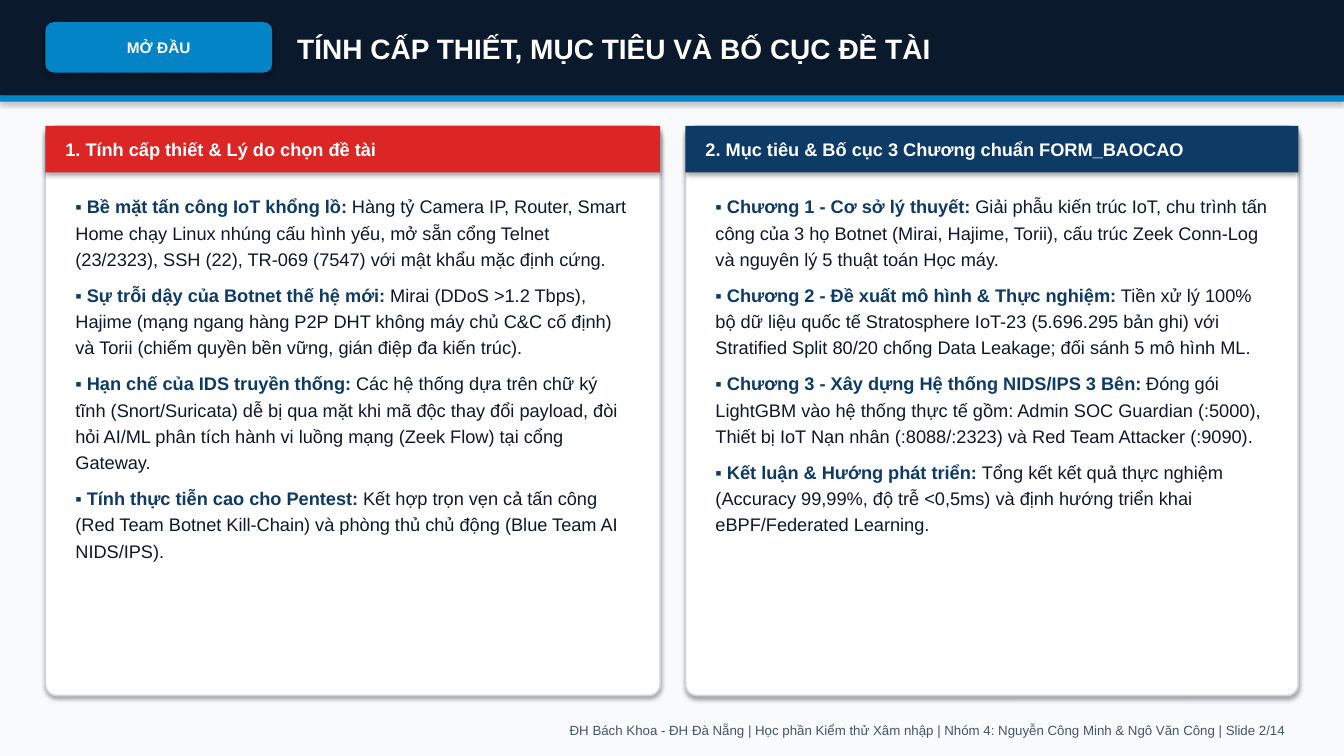
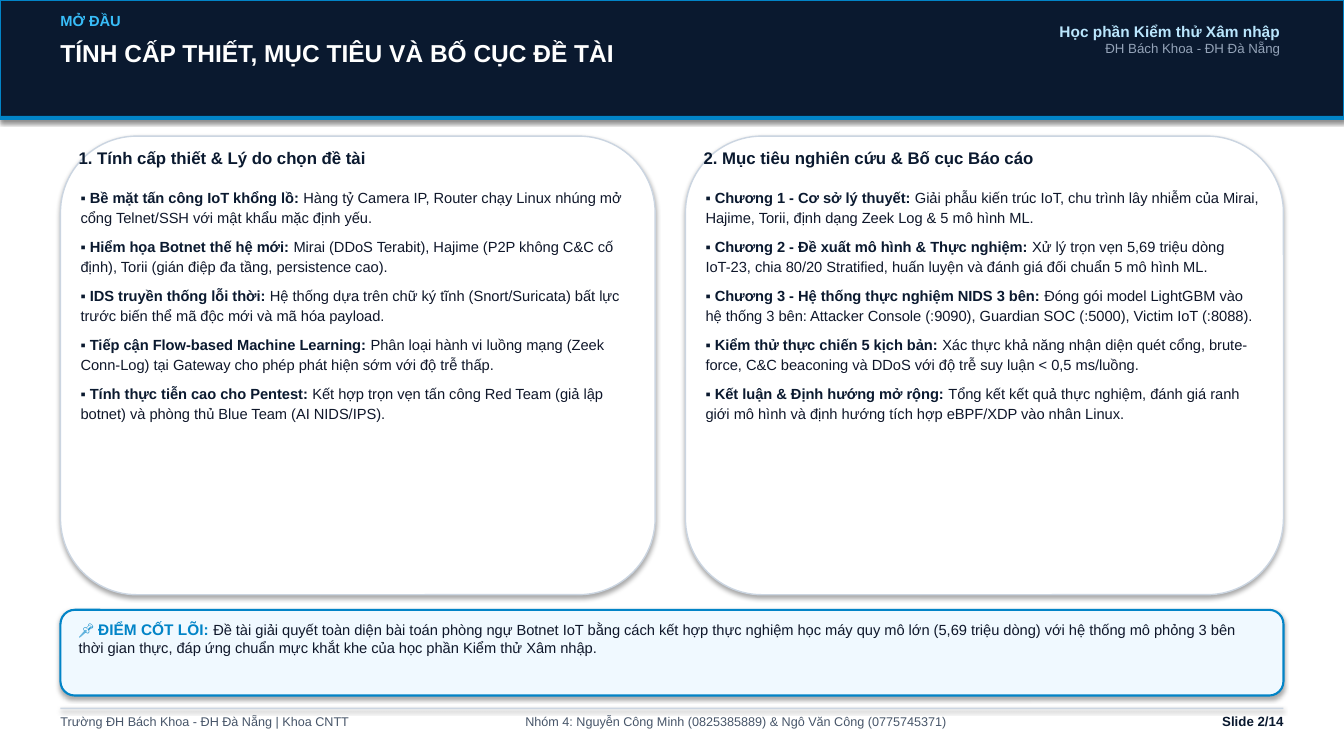
Before and after one commit to vcongggggg/iot-botnet-detection-ml, a slide deck: slide 2 of Slide_Thuyet_Trinh_IoT_Botnet_ML_Nhom4.pptx. Drawn at 1344x756 pixels with LibreOffice and Linux fonts; fonts in the diff are those of the drawing. Boxes give left, top, right and bottom in pixels: in the first picture for what was removed or moved away, otherwise in the second. Text is boxed around its words. In the diff, an @@ line names an element or a change of style, - is before the commit and + after.

Commit message:
refactor(delivery): complete overhaul of IoT NIDS pipeline, real ROC/AUC, 16 300-DPI figures, Word report, and 16:9 slides

```diff
--- a/Slide_Thuyet_Trinh_IoT_Botnet_ML_Nhom4.pptx
+++ b/Slide_Thuyet_Trinh_IoT_Botnet_ML_Nhom4.pptx
@@ background #F8FAFC to #FFFFFF @@
@@ rectangle: place and size @@
-rectangle at <box>0,0,1344,96</box>
+rectangle at <box>0,0,1344,119</box>
@@ rectangle at <box>0,0,1344,119</box>: fill #0B192C to #0A192F; outline none to #0284C7 1.5 pt @@
@@ text "MỞ ĐẦU": place and size @@
-text "MỞ ĐẦU" at <box>45,22,272,73</box>
+text "MỞ ĐẦU" at <box>60,14,121,26</box>
@@ text "MỞ ĐẦU" at <box>60,14,121,26</box>: size 11 to 10.5 pt, text colour #FFFFFF to #38BDF8; alignment centre to left; vertical alignment middle to top; fill #0284C7 to none; shadow off @@
@@ text at <box>1059,25,1280,56</box>: text changed; size 9.5 to 11 pt; text colour #475569 to #BAE6FD; bold on @@
-ĐH Bách Khoa - ĐH Đà Nẵng | Học phần Kiểm thử Xâm nhập | Nhóm 4: Nguyễn Công Minh & Ngô Văn Công | Slide 2/14
+Học phần Kiểm thử Xâm nhập
+ĐH Bách Khoa - ĐH Đà Nẵng
@@ text "TÍNH CẤP THIẾT, MỤC TIÊU ...": place and size @@
-text "TÍNH CẤP THIẾT, MỤC TIÊU ..." at <box>297,37,930,64</box>
+text "TÍNH CẤP THIẾT, MỤC TIÊU ..." at <box>60,43,613,67</box>
@@ text "TÍNH CẤP THIẾT, MỤC TIÊU ..." at <box>60,43,613,67</box>: size 20 to 17.5 pt; vertical alignment middle to top @@
@@ rectangle: place and size @@
-rectangle at <box>0,96,1344,102</box>
+rectangle at <box>0,116,1344,120</box>
@@ rounded rectangle at <box>60,136,655,595</box>: outline #CBD5E1 1.2 pt to #CBD5E1 1 pt; proportions changed @@
@@ rounded rectangle: place and size @@
-rounded rectangle at <box>45,126,660,696</box>
+rounded rectangle at <box>60,136,655,595</box>
@@ text "1. Tính cấp thiết & ...": place and size @@
-text "1. Tính cấp thiết & ..." at <box>45,126,660,172</box>
+text "1. Tính cấp thiết & ..." at <box>79,151,366,168</box>
@@ text "1. Tính cấp thiết & ..." at <box>79,151,366,168</box>: size 13 to 12 pt, text colour #FFFFFF to #0A192F; vertical alignment middle to top; fill #DC2626 to none; shadow off @@
@@ rounded rectangle: place and size @@
-rounded rectangle at <box>686,126,1299,696</box>
+rounded rectangle at <box>686,136,1284,595</box>
@@ rounded rectangle at <box>686,136,1284,595</box>: outline #CBD5E1 1.2 pt to #CBD5E1 1 pt; proportions changed @@
@@ text "2. Mục tiêu nghiên cứu ...": place and size @@
-text "2. Mục tiêu nghiên cứu ..." at <box>686,126,1299,172</box>
+text "2. Mục tiêu nghiên cứu ..." at <box>704,151,1033,168</box>
@@ text "2. Mục tiêu nghiên cứu ..." at <box>704,151,1033,168</box>: vertical alignment middle to top; fill #0D3B66 to none; shadow off @@
@@ text at <box>704,151,1033,168</box>: text changed; size 13 to 12 pt; text colour #FFFFFF to #0A192F @@
-2. Mục tiêu & Bố cục 3 Chương chuẩn FORM_BAOCAO
+2. Mục tiêu nghiên cứu & Bố cục Báo cáo
@@ text at <box>81,191,622,422</box>: text changed; size 13 to 10.5 pt @@
-▪ Bề mặt tấn công IoT khổng lồ: Hàng tỷ Camera IP, Router, Smart Home chạy Linux nhúng cấu hình yếu, mở sẵn cổng Telnet (23/2323), SSH (22), TR-069 (7547) với mật khẩu mặc định cứng.
-▪ Sự trỗi dậy của Botnet thế hệ mới: Mirai (DDoS >1.2 Tbps), Hajime (mạng ngang hàng P2P DHT không máy chủ C&C cố định) và Torii (chiếm quyền bền vững, gián điệp đa kiến trúc).
-▪ Hạn chế của IDS truyền thống: Các hệ thống dựa trên chữ ký tĩnh (Snort/Suricata) dễ bị qua mặt khi mã độc thay đổi payload, đòi hỏi AI/ML phân tích hành vi luồng mạng (Zeek Flow) tại cổng Gateway.
-▪ Tính thực tiễn cao cho Pentest: Kết hợp trọn vẹn cả tấn công (Red Team Botnet Kill-Chain) và phòng thủ chủ động (Blue Team AI NIDS/IPS).
+▪ Bề mặt tấn công IoT khổng lồ: Hàng tỷ Camera IP, Router chạy Linux nhúng mở cổng Telnet/SSH với mật khẩu mặc định yếu.
+▪ Hiểm họa Botnet thế hệ mới: Mirai (DDoS Terabit), Hajime (P2P không C&C cố định), Torii (gián điệp đa tầng, persistence cao).
+▪ IDS truyền thống lỗi thời: Hệ thống dựa trên chữ ký tĩnh (Snort/Suricata) bất lực trước biến thể mã độc mới và mã hóa payload.
+▪ Tiếp cận Flow-based Machine Learning: Phân loại hành vi luồng mạng (Zeek Conn-Log) tại Gateway cho phép phát hiện sớm với độ trễ thấp.
+▪ Tính thực tiễn cao cho Pentest: Kết hợp trọn vẹn tấn công Red Team (giả lập botnet) và phòng thủ Blue Team (AI NIDS/IPS).
@@ text at <box>706,191,1259,422</box>: text changed; size 13 to 10.5 pt @@
-▪ Chương 1 - Cơ sở lý thuyết: Giải phẫu kiến trúc IoT, chu trình tấn công của 3 họ Botnet (Mirai, Hajime, Torii), cấu trúc Zeek Conn-Log và nguyên lý 5 thuật toán Học máy.
-▪ Chương 2 - Đề xuất mô hình & Thực nghiệm: Tiền xử lý 100% bộ dữ liệu quốc tế Stratosphere IoT-23 (5.696.295 bản ghi) với Stratified Split 80/20 chống Data Leakage; đối sánh 5 mô hình ML.
-▪ Chương 3 - Xây dựng Hệ thống NIDS/IPS 3 Bên: Đóng gói LightGBM vào hệ thống thực tế gồm: Admin SOC Guardian (:5000), Thiết bị IoT Nạn nhân (:8088/:2323) và Red Team Attacker (:9090).
-▪ Kết luận & Hướng phát triển: Tổng kết kết quả thực nghiệm (Accuracy 99,99%, độ trễ <0,5ms) và định hướng triển khai eBPF/Federated Learning.
+▪ Chương 1 - Cơ sở lý thuyết: Giải phẫu kiến trúc IoT, chu trình lây nhiễm của Mirai, Hajime, Torii, định dạng Zeek Log & 5 mô hình ML.
+▪ Chương 2 - Đề xuất mô hình & Thực nghiệm: Xử lý trọn vẹn 5,69 triệu dòng IoT-23, chia 80/20 Stratified, huấn luyện và đánh giá đối chuẩn 5 mô hình ML.
+▪ Chương 3 - Hệ thống thực nghiệm NIDS 3 bên: Đóng gói model LightGBM vào hệ thống 3 bên: Attacker Console (:9090), Guardian SOC (:5000), Victim IoT (:8088).
+▪ Kiểm thử thực chiến 5 kịch bản: Xác thực khả năng nhận diện quét cổng, brute-force, C&C beaconing và DDoS với độ trễ suy luận < 0,5 ms/luồng.
+▪ Kết luận & Định hướng mở rộng: Tổng kết kết quả thực nghiệm, đánh giá ranh giới mô hình và định hướng tích hợp eBPF/XDP vào nhân Linux.
@@ rounded rectangle added at <box>60,610,1284,696</box>, fill #F0F9FF, outline #0284C7 1.5 pt @@
@@ text added at <box>79,622,1235,656</box>, 10.5 pt, text #0F172A @@
+📌 ĐIỂM CỐT LÕI: Đề tài giải quyết toàn diện bài toán phòng ngự Botnet IoT bằng cách kết hợp thực nghiệm học máy quy mô lớn (5,69 triệu dòng) với hệ thống mô phỏng 3 bên thời gian thực, đáp ứng chuẩn mực khắt khe của học phần Kiểm thử Xâm nhập.
@@ rectangle added at <box>60,708,1284,709</box>, fill #CBD5E1 @@
@@ text added at <box>60,716,349,729</box>, 9 pt, text #475569 @@
+Trường ĐH Bách Khoa - ĐH Đà Nẵng | Khoa CNTT
@@ text added at <box>525,716,946,729</box>, 9 pt, text #475569 @@
+Nhóm 4: Nguyễn Công Minh (0825385889) & Ngô Văn Công (0775745371)
@@ text added at <box>1222,716,1284,727</box>, 9.5 pt, text #0A192F, bold @@
+Slide 2/14
```
Also in this commit, not shown: 8 other slides changed, 5 slides added, 5 slides removed, 28 other files.
